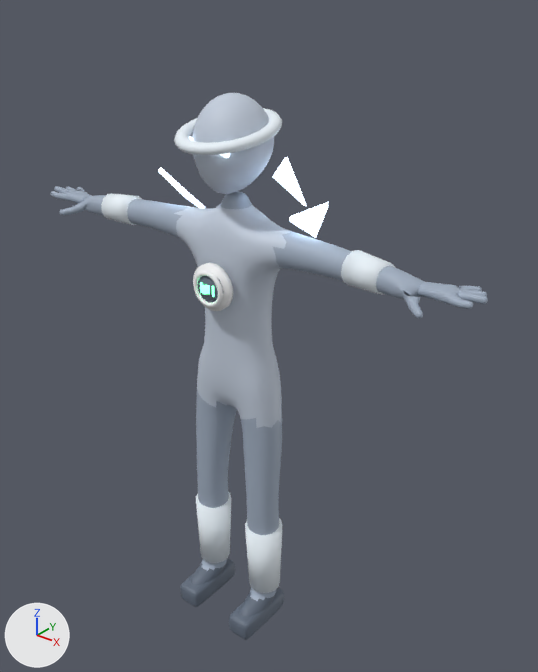
The glTF model assets/models/characters/an_omnix_spectrax.glb: old version first, new version second.
Before and after are seen from a camera (50 mm lens) standing at (1.402, -1.644, 2.127) and looking at (0.04, 0.059, 1.072). Arrows for +X, +Y and +Z are at lower left; the lights stay in place. The first picture is the older version. Where no turn or scale is listed for an object, it has been applied to the vertices. Vertices at exactly the same position are counted once.

Script lines for the objects in view, before the commit:
```python
me_bodygraph = bpy.data.meshes.new('BodyGraph')
me_bodygraph.from_pydata(...)  # 2799 vertices, 5497 faces; spans x -0.8..0.8, y -0.19..0.05, z 0.82..1.59
# faces by material slot: [5445, 16, 36]
me_bodygraph.materials.append(mat_base)
me_bodygraph.materials.append(mat_glow)
me_bodygraph.materials.append(mat_omni)
me_bodygraph_001 = bpy.data.meshes.new('BodyGraph.001')
me_bodygraph_001.from_pydata(...)  # 498 vertices, 906 faces; spans x -0.18..0.18, y -0.131..0.025, z 0.117..0.893
me_bodygraph_001.materials.append(mat_base)
me_bodygraph_002 = bpy.data.meshes.new('BodyGraph.002')
me_bodygraph_002.from_pydata(...)  # 719 vertices, 1380 faces; spans x -0.167..0.167, y -0.225..0.005, z 0.018..0.141
me_bodygraph_002.materials.append(mat_base)
me_sphere = bpy.data.meshes.new('Sphere')
me_sphere.from_pydata(...)  # 578 vertices, 1136 faces; spans x -0.165..0.165, y -0.226..0.086, z 1.518..1.836
# faces by material slot: [1104, 16, 16]
me_sphere.materials.append(mat_base)
me_sphere.materials.append(mat_glow)
me_sphere.materials.append(mat_eye)
ob_an_omnixspectrax_body = bpy.data.objects.new('AN_OmnixSpectrax_Body', me_bodygraph)
ob_an_omnixspectrax_body.location = (0.0, 0.0, 0.0)
ob_an_omnixspectrax_feet = bpy.data.objects.new('AN_OmnixSpectrax_Feet', me_bodygraph_002)
ob_an_omnixspectrax_feet.location = (0.0, 0.0, 0.0)
ob_an_omnixspectrax_head = bpy.data.objects.new('AN_OmnixSpectrax_Head', me_sphere)
ob_an_omnixspectrax_head.location = (0.0, 0.0, 0.0)
ob_an_omnixspectrax_legs = bpy.data.objects.new('AN_OmnixSpectrax_Legs', me_bodygraph_001)
ob_an_omnixspectrax_legs.location = (0.0, 0.0, 0.0)
```
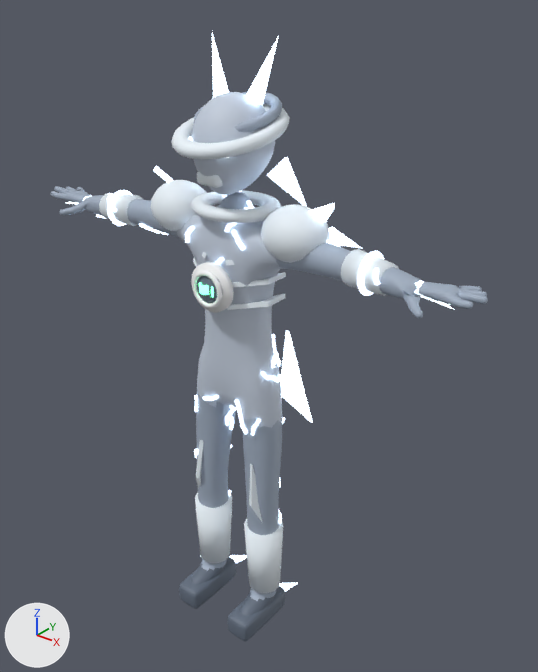
Where the change shows, as pixel boxes (x1, y1, x2, y2) in the pictures (538 x 672 px; the box of a moved part takes in the faces that stretch with it):
'AN_OmnixSpectrax_Body', reshaped
    before: (51, 167, 488, 428)
    after: (51, 166, 488, 428)
'AN_OmnixSpectrax_Legs', reshaped
    before: (196, 390, 283, 601)
    after: (194, 390, 285, 601)
'AN_OmnixSpectrax_Head', reshaped (53% taller)
    before: (174, 93, 307, 206)
    after: (171, 33, 307, 206)
part 1 of me_bodygraph, added
    after: (151, 180, 207, 231)
part 2 of me_bodygraph, added
    after: (357, 251, 384, 296)
part 3 of me_bodygraph, added
    after: (107, 190, 132, 226)
part 4 of me_bodygraph, added
    after: (271, 357, 276, 368)
part 5 of me_bodygraph, added
    after: (185, 232, 190, 243)
part 6 of me_bodygraph, added
    after: (236, 239, 245, 250)
part 7 of me_bodygraph, built on
    before: (101, 167, 395, 307)
    after: (67, 166, 455, 423)
part 8 of me_bodygraph, recoloured
    before: (201, 272, 220, 307)
    after: (193, 199, 288, 252)
part 9 of me_sphere, moved or reshaped
    before: (192, 93, 274, 194)
    after: (191, 92, 275, 195)
part 10 of me_sphere, moved or reshaped
    before: (220, 153, 230, 158)
    after: (189, 136, 193, 141)
part 11 of me_sphere, rebuilt (10% wider, 19% taller)
    before: (174, 108, 282, 155)
    after: (171, 104, 290, 160)
part 12 of me_sphere, rebuilt (14% wider)
    before: (272, 157, 307, 206)
    after: (267, 157, 307, 206)
part 13 of me_sphere, added
    after: (193, 92, 282, 132)
part 14 of me_sphere, added
    after: (197, 172, 223, 188)
part 15 of me_sphere, added
    after: (212, 33, 279, 105)
part 16 of me_bodygraph_001, built on
    before: (196, 492, 283, 593)
    after: (194, 395, 285, 593)

Diff of the bpy script that builds the scene:
```diff
--- a/assets/models/characters/an_omnix_spectrax.glb.py
+++ b/assets/models/characters/an_omnix_spectrax.glb.py
@@ me_bodygraph @@
-me_bodygraph.from_pydata(...)  # 2799 vertices, 5497 faces; spans x -0.8..0.8, y -0.19..0.05, z 0.82..1.59
+me_bodygraph.from_pydata(...)  # 4709 vertices, 8853 faces; spans x -0.8..0.8, y -0.19..0.19, z 0.75..1.59
+# me_bodygraph part 1: a new loose piece, a UV sphere (16 segments, 10 rings, poles along z) spanning x -0.32..-0.12, y -0.14..0.04, z 1.4..1.56, in mat_base
+# me_bodygraph part 2: a new loose piece, a torus around x (ring radius 0.052, tube radius 0.008) spanning x 0.472..0.488, y -0.128..-0.008, z 1.372..1.492, in mat_glow
+# me_bodygraph part 3: a new loose piece, a torus around x (ring radius 0.052, tube radius 0.008) spanning x -0.488..-0.472, y -0.128..-0.008, z 1.372..1.492, in mat_glow
+# me_bodygraph part 4: the loose piece of 8 vertices spanning x -0.01..0.01, y -0.19..-0.17, z 1.29..1.31 is copied, and the copy is multiplied about its middle by the matrix ((0.16, 0.173, 0.745), (-0.765, 0.061, 0.15), (-0.025, -0.76, 0.182)), then moved by (0.13, 0.15, -0.26), in mat_glow; it spans x 0.12..0.14, y -0.04..-0.01, z 1.02..1.05
+# me_bodygraph part 5: the loose piece of 8 vertices spanning x -0.01..0.01, y -0.19..-0.17, z 1.29..1.31 is copied, and the copy is multiplied about its middle by the matrix ((0.62, -0.427, -0.216), (-0.224, 0.053, -0.748), (0.423, 0.654, -0.08)), then moved by (-0.13, 0.06, 0.12), in mat_glow; it spans x -0.14..-0.12, y -0.13..-0.11, z 1.4..1.43
+# me_bodygraph part 6: the loose piece of 8 vertices spanning x -0.01..0.01, y -0.19..-0.17, z 1.29..1.31 is copied, and the copy is multiplied about its middle by the matrix ((-0.004, -0.782, 0.148), (0.113, -0.147, -0.774), (0.788, 0.017, 0.112)), then moved by (0.09, 0.05, 0.14), in mat_glow; it spans x 0.07..0.1, y -0.13..-0.12, z 1.43..1.46
+# me_bodygraph part 7: 83 vertices moved from x -0.54..0.54, y -0.18..-0.04, z 1.25..1.59 to x -0.55..0.55, y -0.19..0.03, z 1.26..1.59; 22 vertices removed from x -0.53..0.53, y -0.18..-0.05, z 1.26..1.47; 1186 vertices added at x -0.74..0.74, y -0.19..0.19, z 0.75..1.57
+# me_bodygraph part 8: 9 kept faces spanning x -0.11..0.32, y -0.15..0.0, z 1.42..1.54 get new vertex colours; the middle colour goes from white #fdfeff to white #edf6fd
+# other edits to the shape of me_bodygraph do not show in these pictures
 me_bodygraph.materials.append(mat_base)
@@ me_bodygraph @@
 me_bodygraph.materials.append(mat_omni)
+me_bodygraph.materials.append(mat_eye)
@@ me_sphere @@
-me_sphere.from_pydata(...)  # 578 vertices, 1136 faces; spans x -0.165..0.165, y -0.226..0.086, z 1.518..1.836
+me_sphere.from_pydata(...)  # 836 vertices, 1640 faces; spans x -0.166..0.166, y -0.235..0.115, z 1.518..1.987
+# me_sphere part 9: the loose piece of 362 vertices spanning x -0.112..0.112, y -0.172..0.07, z 1.564..1.836 is scaled about its middle by (1.03, 1.02, 1.01)
+# me_sphere part 10: the loose piece of 6 vertices spanning x 0.016..0.082, y -0.171..-0.139, z 1.687..1.726 is multiplied about its middle by the matrix ((-0.899, -0.475, 0.08), (0.471, -0.829, 0.362), (-0.104, 0.356, 0.95)), then moved by (-0.099, -0.003, 0.001)
+# me_sphere part 11: the loose piece of 192 vertices spanning x -0.145..0.145, y -0.226..0.086, z 1.697..1.783 is rebuilt with 192 vertices and now spans x -0.156..0.156, y -0.235..0.115, z 1.687..1.793
+# me_sphere part 12: the loose piece of 6 vertices spanning x 0.105..0.165, y -0.02..0.08, z 1.518..1.662 is rebuilt with 6 vertices and now spans x 0.094..0.166, y -0.022..0.082, z 1.518..1.662
+# me_sphere part 13: a new loose piece of 192 vertices spanning x -0.126..0.126, y -0.151..0.091, z 1.734..1.826, in mat_base
+# me_sphere part 14: a new loose piece of 56 vertices spanning x -0.04..0.04, y -0.167..-0.137, z 1.601..1.639, in mat_base
+# me_sphere part 15: 10 vertices added at x -0.118..0.118, y -0.061..0.003, z 1.81..1.987
+# other edits to the shape of me_sphere do not show in these pictures
 me_sphere.materials.append(mat_base)
@@ me_bodygraph_001 @@
-me_bodygraph_001.from_pydata(...)  # 498 vertices, 906 faces; spans x -0.18..0.18, y -0.131..0.025, z 0.117..0.893
+me_bodygraph_001.from_pydata(...)  # 974 vertices, 1618 faces; spans x -0.183..0.183, y -0.142..0.025, z 0.117..0.893
+# me_bodygraph_001 part 16: 56 vertices moved from x -0.18..0.18, y -0.131..-0.001, z 0.159..0.421 to x -0.183..0.183, y -0.134..0.002, z 0.159..0.421; 476 vertices added at x -0.173..0.172, y -0.142..0.023, z 0.143..0.875
 me_bodygraph_001.materials.append(mat_base)
+me_bodygraph_001.materials.append(mat_glow)
```
